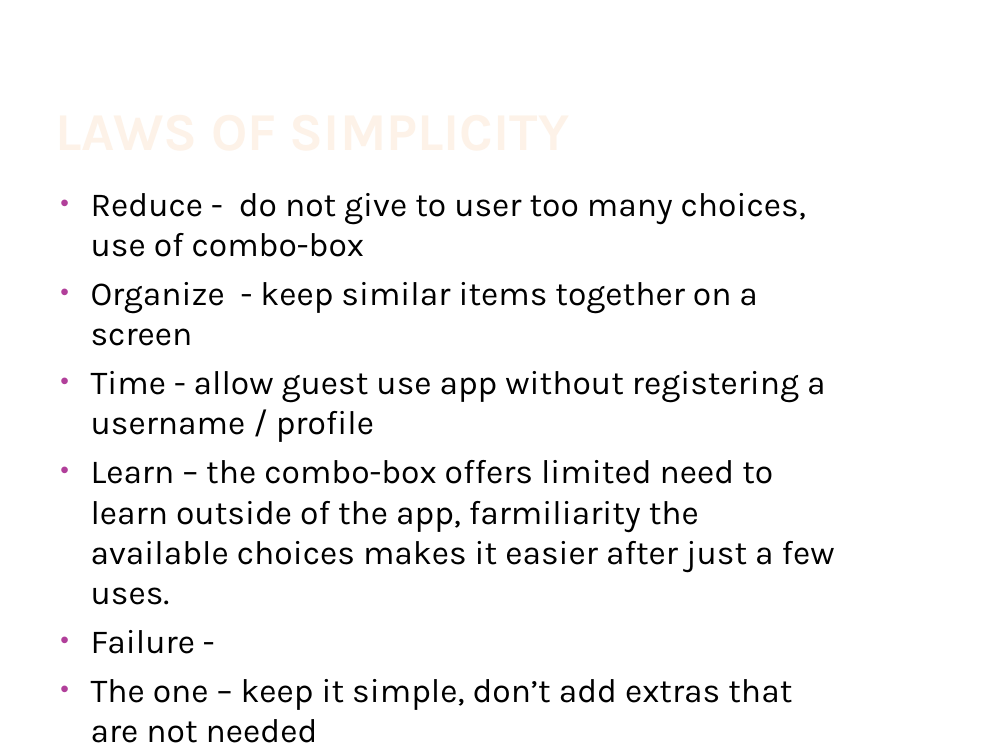
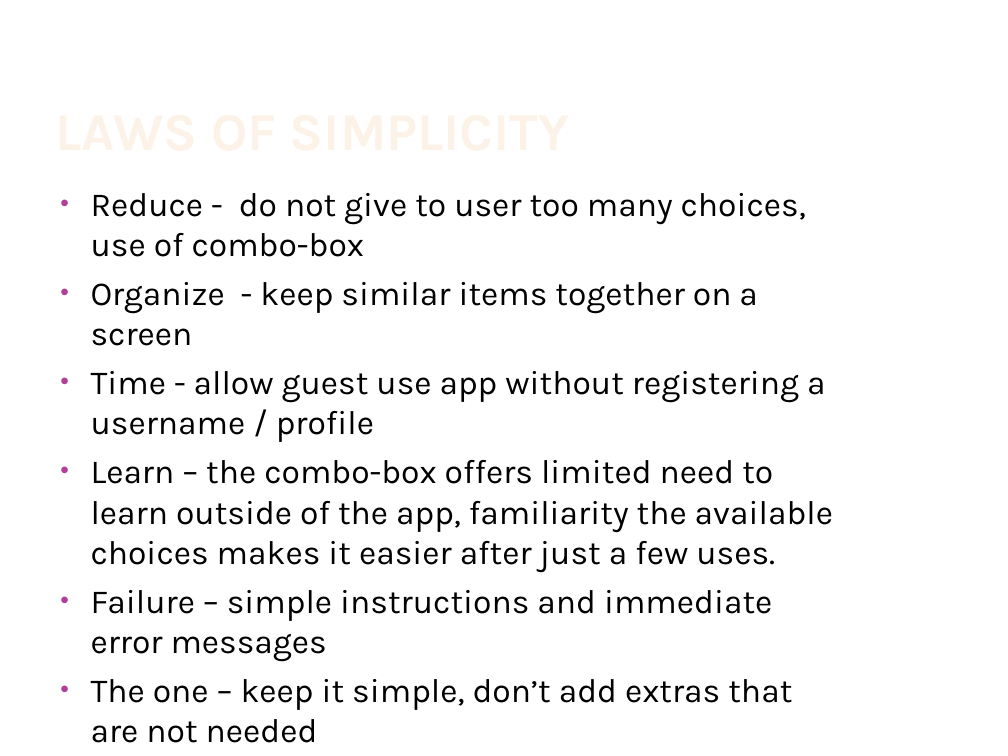
Before and after one commit to JamieShamilian/gamer, a slide deck: slide 17 of doc/GamerSelect.pptx. Drawn at 1008x756 pixels with LibreOffice and Linux fonts; fonts in the diff are those of the drawing; background and template pictures are left out. Boxes give left, top, right and bottom in pixels: in the first picture for what was removed or moved away, otherwise in the second. Text is boxed around its words. In the diff, an @@ line names an element or a change of style, - is before the commit and + after.

Commit message:
Add files via upload
fix typos info
update accessibility
update error info

```diff
--- a/doc/GamerSelect.pptx
+++ b/doc/GamerSelect.pptx
@@ text at bbox=[91, 460, 833, 662]: text changed @@
-• Learn – the combo-box offers limited need to learn outside of the app, farmiliarity the available choices makes it easier after just a few uses.
-• Failure -
+• Learn – the combo-box offers limited need to learn outside of the app, familiarity the available choices makes it easier after just a few uses.
+• Failure – simple instructions and immediate error messages
```
Also in this commit, not shown: 5 other slides changed, 1 other file.
